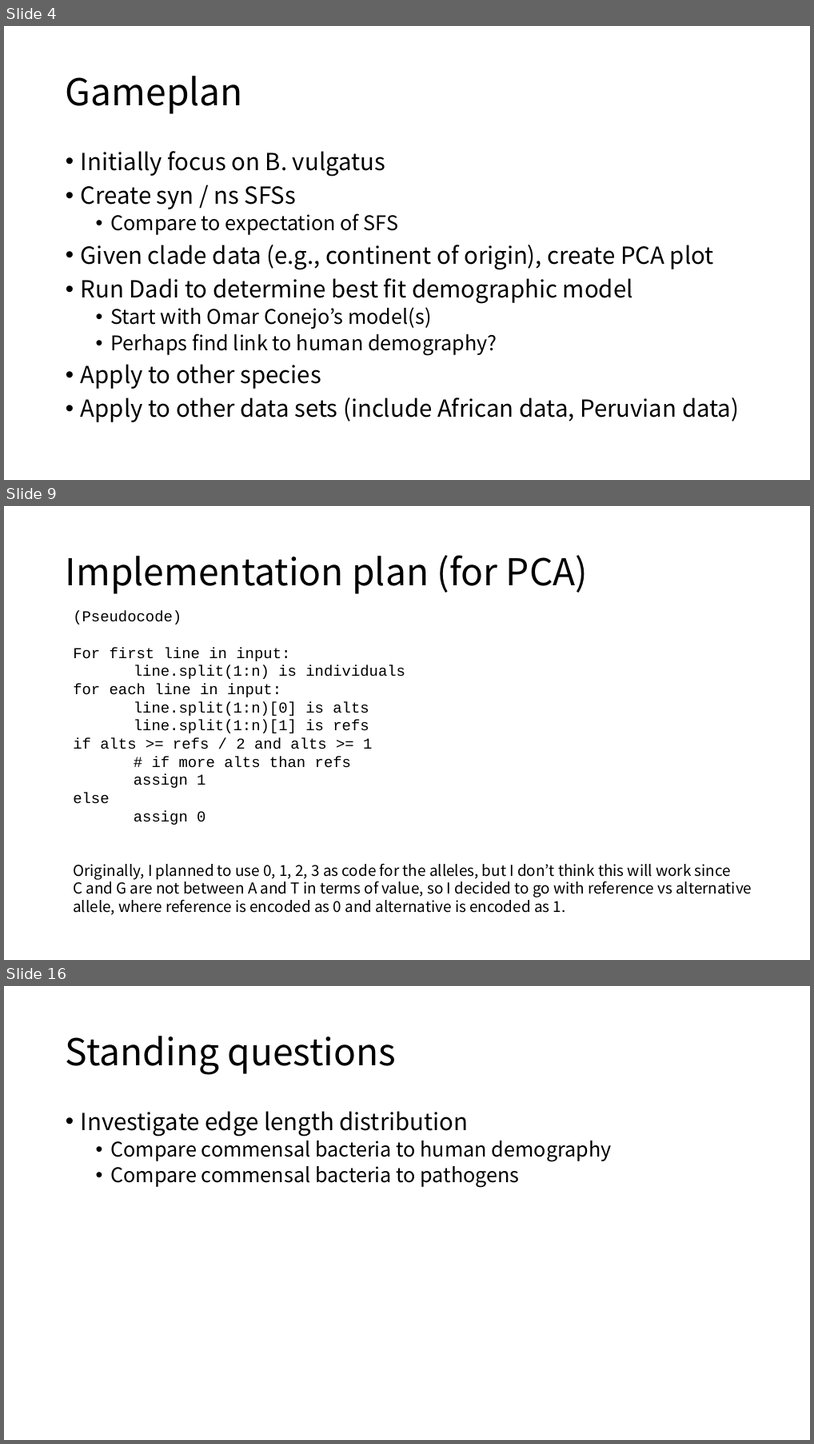
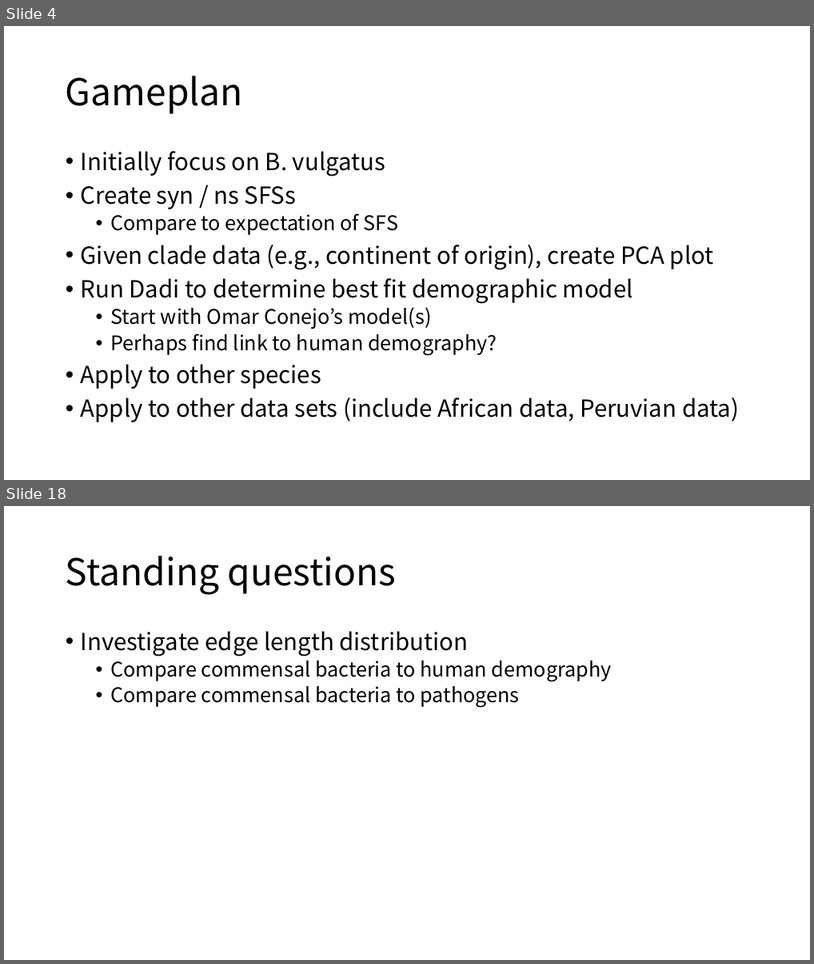
Before and after one commit to jon-mah/demo_for_ccgb, a slide deck: Summary/20210217_demo_for_ccgb_rotation_update.pptx. Shown one above the other, each under a label of ours: slides 4, 9 and 16 before the commit, slides 4 and 18 after it; the slides between them are not shown. The pictures are 814x1444 and 814x964 pixels, drawn with LibreOffice and Linux fonts; fonts in the diff are those of the drawing. Boxes give left, top, right and bottom in pixels: in the first picture for what was removed or moved away, otherwise in the second. Text is boxed around its words. In the diff, an @@ line names an element or a change of style, - is before the commit and + after.

```diff
--- a/Summary/20210217_demo_for_ccgb_rotation_update.pptx
+++ b/Summary/20210217_demo_for_ccgb_rotation_update.pptx
@@ slide 9 removed at (4,506,810,960), background #FFFFFF @@
@@ title removed at (66,555,588,594) @@
-Implementation plan (for PCA)
@@ text removed at (73,611,752,915) @@
-(Pseudocode)
-For first line in input:
-line.split(1:n) is individuals
-for each line in input:
-line.split(1:n)[0] is alts
-line.split(1:n)[1] is refs
-if alts >= refs / 2 and alts >= 1
-# if more alts than refs
-assign 1
-else
-assign 0
-Originally, I planned to use 0, 1, 2, 3 as code for the alleles, but I don’t think this will work since
-C and G are not between A and T in terms of value, so I decided to go with reference vs alternative
-allele, where reference is encoded as 0 and alternative is encoded as 1.
@@ what was slide 16 is now slide 18 @@
```
Also in this commit, not shown: 1 slide changed, 13 slides added, 10 other slides removed, 1 other file.
